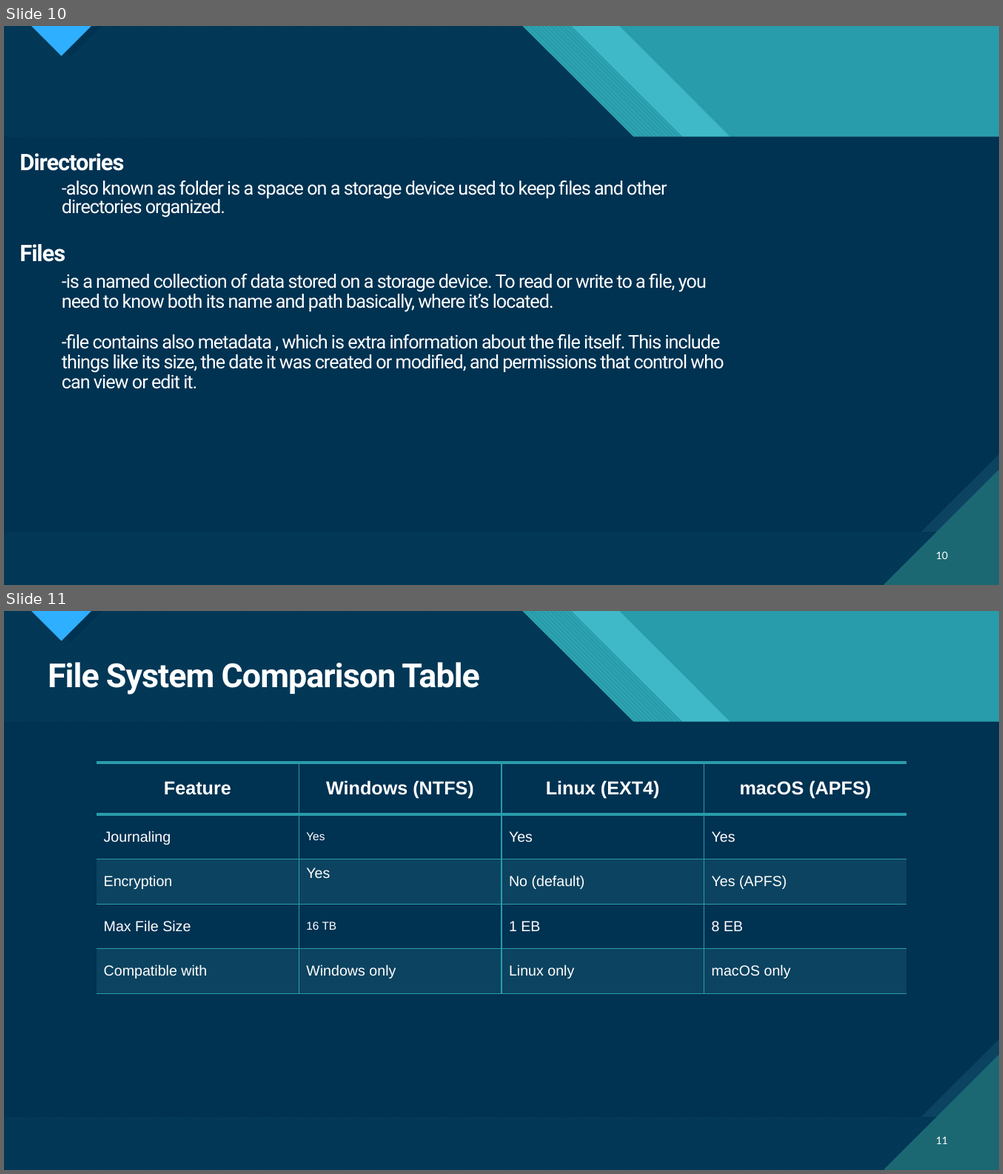
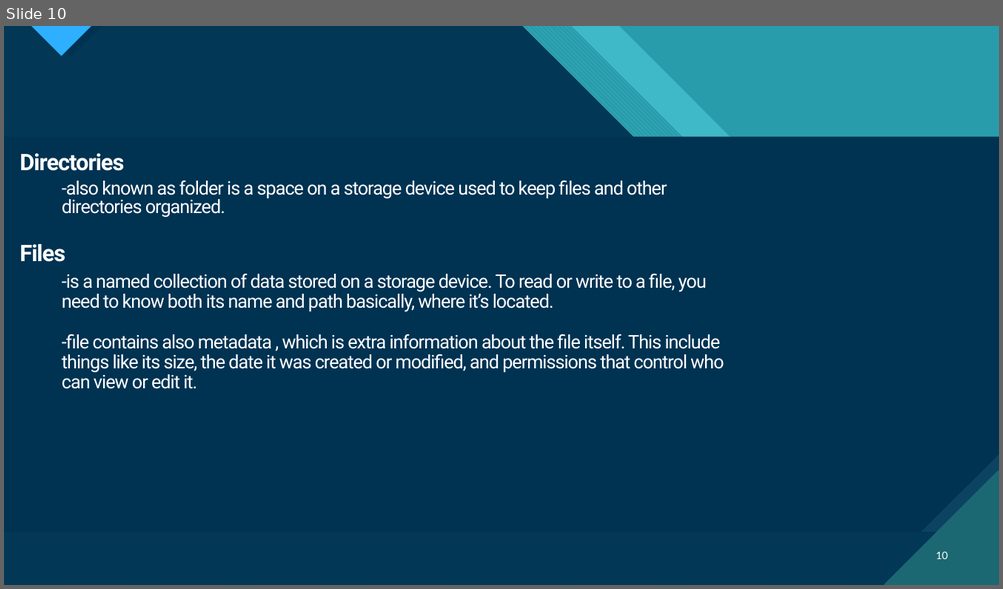
Before and after one commit to psuuc-jbgarcia/Object-Oriented-Programming-Lesson, a slide deck: Platform Technologies/Pre Lim/week 2/Lecture/Chapter_2Different File Systems.pptx. Shown one above the other, each under a label of ours: slides 10 and 11 before the commit, slide 10 after it. The pictures are 1003x1174 and 1003x589 pixels, drawn with LibreOffice and Linux fonts; fonts in the diff are those of the drawing. Boxes give left, top, right and bottom in pixels: in the first picture for what was removed or moved away, otherwise in the second. Text is boxed around its words. In the diff, an @@ line names an element or a change of style, - is before the commit and + after.

```diff
--- a/Platform Technologies/Pre Lim/week 2/Lecture/Chapter_2Different File Systems.pptx
+++ b/Platform Technologies/Pre Lim/week 2/Lecture/Chapter_2Different File Systems.pptx
@@ slide 11 removed at (4, 611, 999, 1170), background #47C3D3; not listed: 18 template elements that a slide beside it also shows @@
@@ title removed at (48, 662, 480, 695) @@
-File System Comparison Table
@@ table removed at (96, 763, 908, 994), 5 rows, 4 columns @@
-Feature | Windows (NTFS) | Linux (EXT4) | macOS (APFS)
-Journaling | Yes | Yes | Yes
-Encryption | Yes | No (default) | Yes (APFS)
-Max File Size | 16 TB | 1 EB | 8 EB
-Compatible with | Windows only | Linux only | macOS only
@@ page number removed at (936, 1137, 948, 1145) @@
-11
```
Also in this commit, not shown: 2 slides added, 1 other slide removed, 2 other files.
